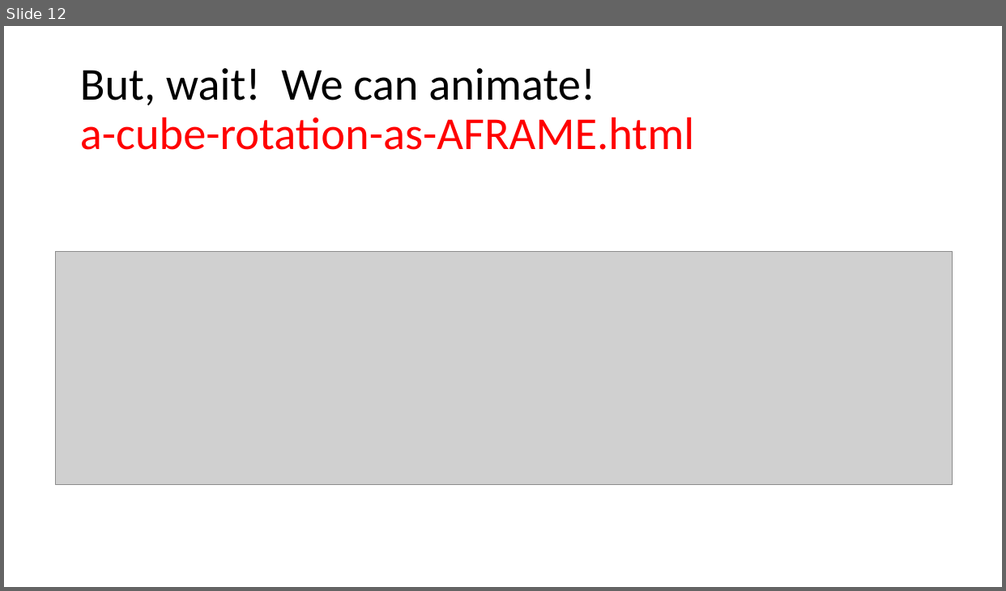
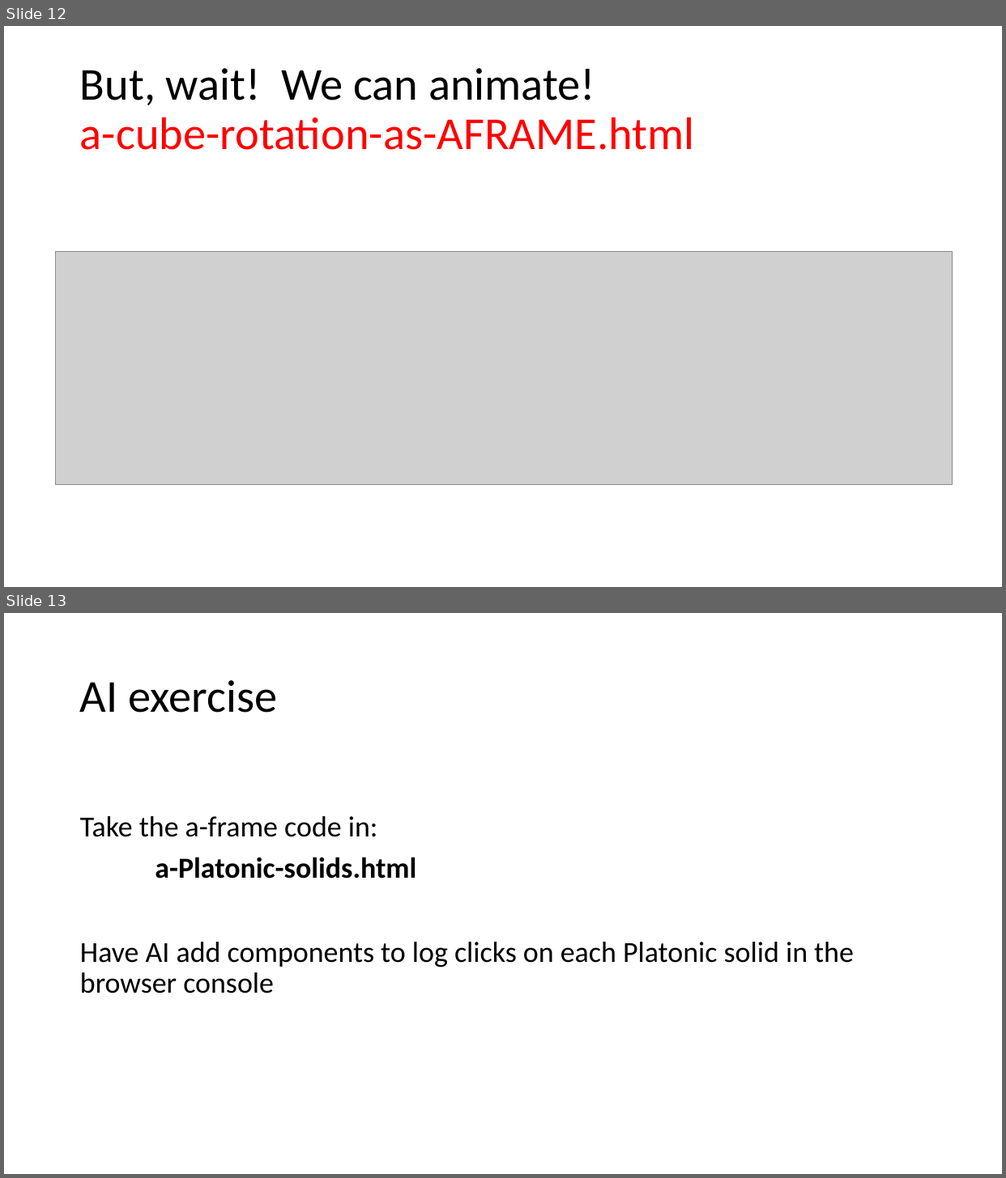
Before and after one commit to wonder-phil/wonder-phil.github.io, a slide deck: p05/a-frame-defining-components.pptx. Shown one above the other, each under a label of ours: slide 12 before the commit, slides 12 and 13 after it. The pictures are 1006x591 and 1006x1178 pixels, drawn with LibreOffice and Linux fonts; fonts in the diff are those of the drawing; grey boxes stand for pictures. Boxes give left, top, right and bottom in pixels: in the first picture for what was removed or moved away, otherwise in the second. Text is boxed around its words. In the diff, an @@ line names an element or a change of style, - is before the commit and + after.

```diff
--- a/p05/a-frame-defining-components.pptx
+++ b/p05/a-frame-defining-components.pptx
@@ slide 13 added at (4, 613, 1002, 1174), background #FFFFFF @@
@@ title added at (80, 680, 278, 713), 44 pt, text #000000 @@
+AI exercise
@@ text added at (80, 816, 854, 994), 28 pt, text #000000 @@
+Take the a-frame code in:
+a-Platonic-solids.html
+Have AI add components to log clicks on each Platonic solid in the browser console
```
Also in this commit, not shown: 11 other files.
